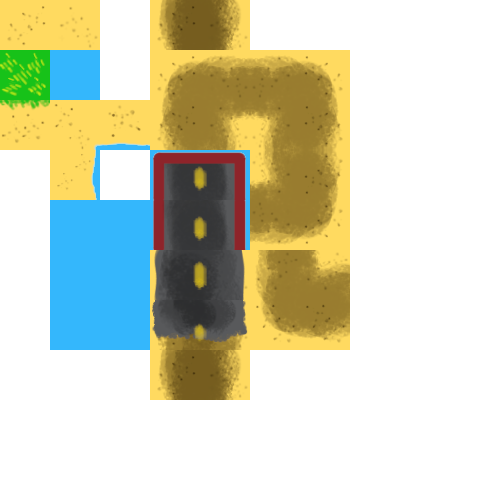
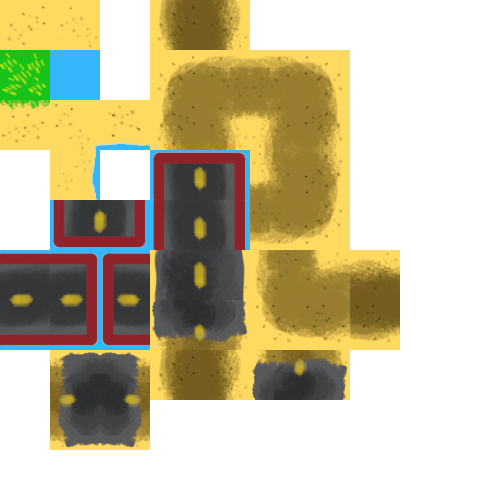
Revision of a layered 500px x 500px image; what changed, layer by layer:
painted on "Background" over [0, 200, 400, 450]
